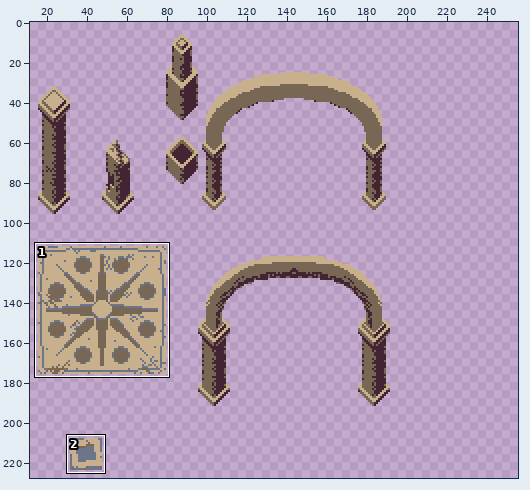
A pixel-art file gets an edit: Assets/Art/Tilesets/StonePillars.ase. Above: a wide view before the commit, with the close-up outlined.
Close-up. Earlier state:
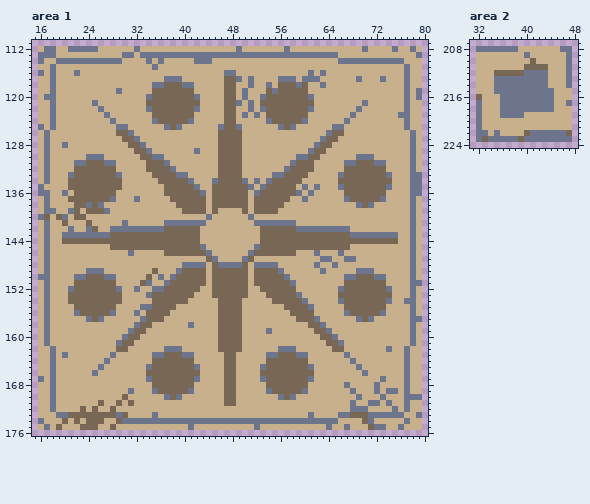
256x256 pixels, 1 frame. Shown: area 1: x 15..80, y 111..176; area 2: x 31..48, y 207..224. The wide view leaves out empty margins. The commit also changed other parts of the picture, which this record leaves out.
New version:
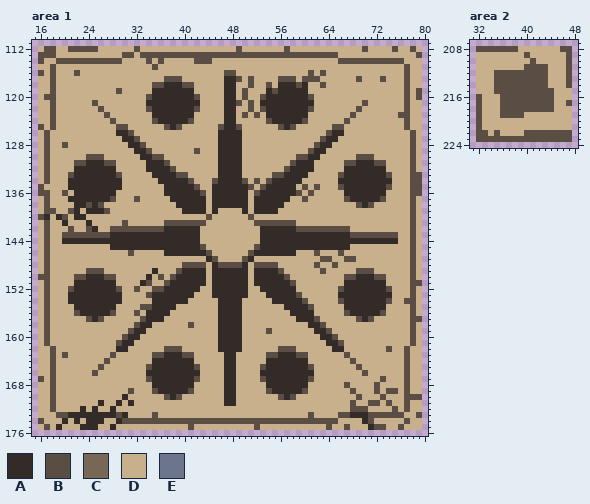
Palette (. is transparent): A #322b28  B #5a4e44  C #796755  D #c7b08b  E #6d758d
Diff:
Changed rows in their new state; - is an unchanged pixel.
Area 1, layer "Layer 1":
first column x 16:
112 -BB--BBBBB------B----------------B-------B------------B----B--B-
113 BBB-----------BB-BBBBBBBBBBBBBBBBBBBBBBBBBBBBBBBBB-------------B
114 B--BBBBBBBBBBB----B-B-----BBB---------------------BBBBBBBBBBB---
115 --B----------------B-----------------------------------------B--
116 B-B---B------------------------BB------------B-B-------------B--
117 --B------------------BBB-------AAB-B----BBB-BBB------B---B---B--
118 --B----------------BBAAABB-----AA--B--B-AAABA--B-------------B--
119 --B----------B-----AAAAAAA-----AA-B---ABAAAAA----------------B-B
120 -BB---------------BAAAAAAAB----AA-B--BAAAAAAAB---------------B-B
121 --B------B--------AAAAAAAAA----AAB-B-AAAAAAAAA--------B------B--
122 --B-------B-------BAAAAAAAB----AA--B-BAAAAAAAB-------B-------B--
123 --B--------B-------AAAAAAA-----AA-B-B-AAAAAAA-------B-------BB--
124 --B---------B------BAAAAAB-----AA-----BAAAAAB------B---------B--
125 B-B----------BB------BAB------BAAB------BAB------BB----------B--
126 -B-----------AAB--------------AAAA--------------BAA-----------B-
127 -B------------AAB-------------AAAA-------------BAA------------B-
128 -B--B----------AAB------------AAAA------------BAA-------------B-
129 -B--------------AAB-------B---AAAA-----------BAA--------------B-
130 -B------BBB------AABB---------AAAA---------BBAA------BBB------B-
131 -B----BBAAABB-----AAAB--------AAAA--------BAAA-----BBAAABB----B-
132 -B----AAAAAAA-----AAAAB-------AAAA-------BAAAA-----AAAAAAA----B-
133 -B---BAAAAAAAB-----AAAABB-----AAAA-----BBAAAA-----BAAAAAAAB---BB
134 -B---AAAAAAAAA------AAAAAB---BAAAAB-B-BAAAAA------AAAAAAAAA---BB
135 B----AAAAAAAAA-------AAAAAB--AAAAAAB-BAAAAA-B-B---BAAAAAAAB---BB
136 BB--B-AAAAAAA--------AAAAAAB-AAAAAA-BAAAAAAB-B-----AAAAAAA----BB
137 -B---AAAAAAAB---B-----AAAAAA-AAAAAA-AAAAAA--B------BAAAAAB----B-
138 -B----AABAB------------AAAAA-AAAAAA-AAAAA------------BAB------B-
139 -BB--BA-AAAB------------AAAA-A----A-AAAA----------------------B-
140 BA-AB-AA--------------------B------B--------------------------B-
141 -B--A---A-----B------BBBBBBB--------BBBBBBB-------------------B-
142 -B---B--BA--BBBBBBBBBAAAAAA----------AAAAAABBBBBBBBB----------B-
143 -B--BBBBBBBBAAAAAAAAAAAAAAA----------AAAAAAAAAAAAAAABBBBBBBB--B-
144 -B--AAAAAAAAAAAAAAAAAAAAAAA----------AAAAAAAAAAAAAAAAAAAAAAA--B-
145 -B----------AAAAAAAAAAAAAAAB--------BAAAAAAAAAAAAAAA----------B-
146 -B-------------B-----AAAAAAAB------BAAAAAAA---B---B-----------B-
147 -B--------------------------AB----BA-----------BB--BB---------B-
148 -B----------------------BBBB-ABBBBA-BBBB------B--B------------B-
149 -B------BBB--------A---BAAAA-AAAAAA-AAAAB------B-----BBB------B-
150 BB----BBAAABB-----A-B-BAAAAA-AAAAAA-AAAAAB---------BBAAABB----B-
151 -B----AAAAAAA----AB--BAAAAAA-AAAAAA-AAAAAAB--------AAAAAAA----BB
152 -B---BAAAAAAAB--B--BBAAAAAA--AAAAAA--AAAAAA-------BAAAAAAAB---B-
153 -B---AAAAAAAAA----BAAAAAAA---AAAAAA---AAAAAB------AAAAAAAAA---B-
154 -B---AAAAAAAAA-----AAAAAA-----AAAA-----AAAAAB-----BAAAAAAAB--BB-
155 -B----AAAAAAA----BBAAAA-------AAAA-------AAAAB-----AAAAAAA----B-
156 -B----BAAAAAB---B-AAAA--------AAAA--------AAAA-----BAAAAAB----B-
157 -B------BAB------BAAA---------AAAA---------AAAB------BAB------BB
158 -B--------------BAA------B----AAAA-----------AAB--------------B-
159 -B-------------BAA------------AAAA----B-------AAB-------------B-
160 -B------------BAA-------------AAAA-------------AAB------------B-
161 -B-----------BAA--------------AAAA--------------AAB-----------B-
162 --B----------AA------BBB------AAAA------BBB------AA-------B--B--
163 --B-B-------B------BBAAABB-----AA-----BBAAABB------B---------B--
164 --B--------B-------AAAAAAA-----AA-----AAAAAAA-------B--------B--
165 --B-------B-------BAAAAAAAB----AA----BAAAAAAAB-------B-------B--
166 --B------B--------AAAAAAAAA----AA----AAAAAAAAA--------B------B--
167 B-B---------------BAAAAAAAB----AA----BAAAAAAAB-----------B---B--
168 --B----------------AAAAAAA-----AA-----AAAAAAA------B----B----B--
169 --B------------B---BAAAAAB-----AA-----BAAAAAB-------B---B-BB-B--
170 --B-----------A------BAB-------AA-------BAB----------B---B---BBB
171 --B-------A--A-A---------------AA-------------------B--BB-B--B--
172 --B----A-A--A---------------------------------------BBB----B-B--
173 ---BBAAAAAAAABA----B-------------------------B----BBAAABBBBBB--B
174 B---A-A-AAA--ABBBBBBBBBBBBBBBBBBBBBBBBBBBBBBBBBBBB----AB-----B--
175 -B-A---AAA--A------------B----------B-----------B--B---ABB--B---
Area 2, layer "Layer 1":
first column x 32:
208 BBBBBBB-------BB
209 --------B------B
210 ---------B-----B
211 --------BBBB---B
212 ---BBBBBBBBB---B
213 ---BBBBBBBBB---B
214 ---BBBBBBBBB---B
215 ---BBBBBBBBBB---
216 B---BBBBBBBBB---
217 B---BBBBBBBBB--B
218 B---BBBBBBBBB---
219 B---BBBB--------
220 B---------------
221 B---------------
222 BB-B----BBBBBBBB
223 BBBBBBBBBBBBBBBB
Boxes around the changes in both close-ups, in picture pixels (x1, y1, x2, y2):
changed: (38, 46, 422, 430)
changed: (476, 46, 572, 142)
